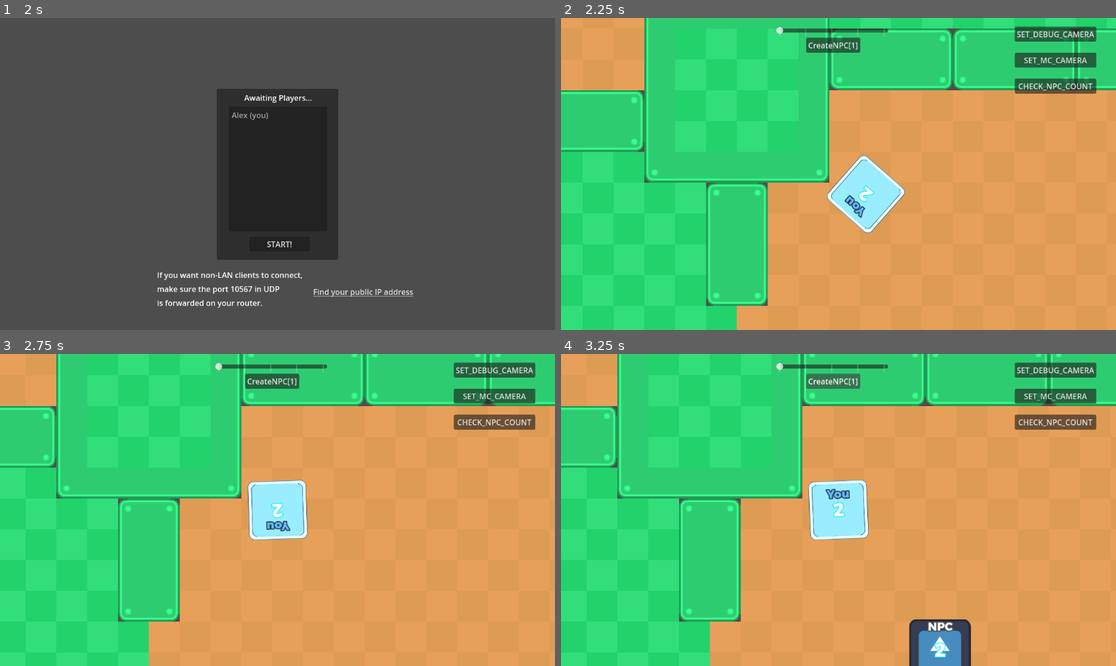
Above: before the commit, frames 1-4 (two rows, left to right).
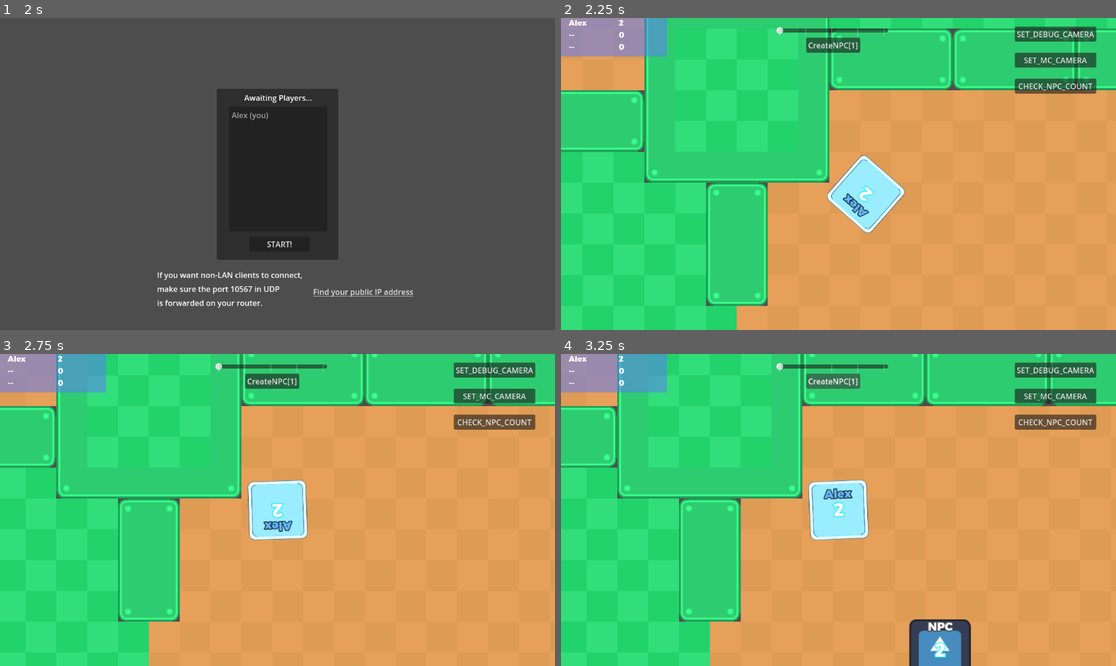
Above: after the commit, the same moments.

Repository: exidle/snake
Game: Godot game, scene res://scenes/lobby.tscn
Two runs of this game, one before a commit and one after it. Both use one fixed random seed, a clock stepped at 60 frames per second and the inputs below. The engine's default icon, where the game draws it, is replaced by a stand-in: a white triangle on a blue panel in a dark square.
Inputs (mouse positions are in pixels of both pictures, inside the frame that each line leads up to):
- Up to frame 1 (2 s): click (255, 158) at 0.52 s; type "Alex" at 0.6 s; click "Host" at 1.25 s
- Up to frame 2 (2.25 s): click "START!" at 2 s
- Up to frame 3 (2.75 s): no input
- Up to frame 4 (3.25 s): click "CreateNPC[1]" at 2.75 s

Frame 1 is identical in both runs. In frame 2, 2.5% of the frame differs, in the area x 0-56%, y 0-65%; in frame 3, 2.5%; in frame 4, 2.5%, in the area x 0-53%, y 0-47%.

Commit message:
Score implementation.

Diff:
--- a/gamestate.gd
+++ b/gamestate.gd
@@ -117,7 +117,6 @@
 			npc_spawner.spawn([spawn_pos, value])
 
 
-
 func begin_game() -> void:
 	assert(multiplayer.is_server())
 	load_world.rpc()
@@ -139,22 +138,32 @@
 		var spawn_pos: Vector2 = world.get_node("SpawnPoints/" + str(spawn_points[p_id])).position
 		spawn_player(p_id, spawn_pos)
 	spawn_npc()
+	world.update_best_3.rpc_id(1)
 
 func spawn_player(p_id: int, spawn_pos: Vector2) -> void:
 	var world: Node2D = get_tree().get_root().get_node("World")
 	var player_scene: PackedScene = load("res://scenes/snake.tscn")
 	var player := player_scene.instantiate()
 	player.sig_game_over.connect(end_game_for_player)
+	player.sig_score_updated.connect(update_best_score)
 	player.synced_position = spawn_pos
 	player.name = str(p_id)
 	world.get_node("Players").add_child(player)
 	# The RPC must be called after the player is added to the scene tree.
 	player.set_player_name.rpc(player_name if p_id == multiplayer.get_unique_id() else players[p_id])
 	world.set_camera_player.rpc_id(p_id, player.name)
+	world.update_best_3.rpc_id(p_id)
 
 func end_game_for_player(p_id):
 	ms_log("end_game_for_player id = %d" % p_id)
 	rpc_id(p_id, "activate_respawn")
+
+func update_best_score(_p_id, _score) -> void:
+	ms_log("update_best_score score = %d" % _score)
+	var world: Node2D = get_tree().get_root().get_node("World")
+	world.update_best_3.rpc_id(1)
+	for p in players:
+		world.update_best_3.rpc_id(p)
 
 @rpc("any_peer", "call_local")
 func activate_respawn() -> void:
--- /dev/null
+++ b/logic/ScoreTable.gd
@@ -0,0 +1,16 @@
+extends VBoxContainer
+
+#@onready var SnakeItem = preload("res://Levels/snake_item.tscn")
+@onready var playersNode = self
+
+func update_best_players(bestis: Array):
+	if bestis.size() < playersNode.get_child_count():
+		var d = - bestis.size() + playersNode.get_child_count()
+		for x in range(0, d):
+			playersNode.get_child(playersNode.get_child_count() - 1 - x).set_values('--', 0)
+	for idx in range(0, bestis.size()):
+		var nv = bestis[idx]
+		gamestate.ms_log("ScoreTable: " + nv.m_name + " " + str(nv.m_value))
+		playersNode.get_child(idx).set_values(nv.m_name, nv.m_value)
+		#playersNode.add_child(item)
+		#item.set_values(x.name, x.value)
--- a/logic/block.gd
+++ b/logic/block.gd
@@ -92,12 +92,15 @@
 
 @rpc("call_local")
 func set_player_name(player_name: String) -> void:
-	#$label.text = player_name
+	$label.text = player_name
 	# Assign a random color to the player based on its name.
 	$label.modulate = gamestate.get_player_color(player_name)
 	var player_color = gamestate.get_player_color(player_name)
 	$block_kant.modulate = Color(0.5, 0.5, 0.5) + player_color
 	$block_sprite.modulate = Color(0.2, 0.2, 0.2) + player_color
+
+func get_block_name() -> String:
+	return $label.text
 
 func update_stored_positions():
 	if not stored_positions.is_empty():
--- /dev/null
+++ b/logic/name_value.gd
@@ -0,0 +1,8 @@
+class_name NameValue
+
+var m_name
+var m_value
+
+func _init(a_name, a_value):
+	m_name = a_name
+	m_value = a_value
--- a/logic/snake.gd
+++ b/logic/snake.gd
@@ -16,6 +16,7 @@
 @onready var motion_multiplier = 1.0
 
 signal sig_game_over(id)
+signal sig_score_updated(id, score)
 
 var return_camera_cb = null
 
@@ -49,6 +50,22 @@
 func set_player_name(value: String) -> void:
 	snake_head.set_player_name(value)
 
+func get_player_name() -> String:
+	var a_name = snake_head.get_block_name()
+	return a_name
+#return a_name if not gamestate.is_main_player(a_name) else "You"
+
+func get_player_score() -> int:
+	var score = 0
+	for x in blocks:
+		score += BlocksCommon.get_value(x.value_index)
+	return score
+
+func emit_udpate_player_score() -> void:
+	gamestate.ms_log("emit_udpate_player_score")
+	sig_score_updated.emit(str(name).to_int(), get_player_score())
+
+
 func add_player_block(value: int) -> void:
 	var block = BlockScene.instantiate()
 	block.set_value_index(value)	# important here for figure out right parent
@@ -62,6 +79,7 @@
 	var parent_block = blocks[parent_pos]
 	parent_block.stored_positions.clear()
 	blocks.insert(parent_pos + 1, block)
+	emit_udpate_player_score()
 	return parent_block
 
 func get_parent_block(block) -> CharacterBody2D:
@@ -104,6 +122,7 @@
 	var initiator_block = blocks[idx]
 	initiator_block.queue_free()
 	blocks.remove_at(idx)
+	emit_udpate_player_score()
 	if blocks.size() == 1: snake_head.stored_positions.clear()
 	if check_doubling(idx - 1) and $ChainDoublingTimer.is_stopped():
 		$ChainDoublingTimer.start()
@@ -144,6 +163,7 @@
 	var parent_block = insert_block(block)
 	block.call_deferred("block_init", parent_block, block.get_value_index(), $snake_blocks)
 
+
 func remove_block(block) -> void:
 	gamestate.ms_log(name + ": remove_block")
 	block.set_processing(false)
--- /dev/null
+++ b/logic/snake_item.gd
@@ -0,0 +1,5 @@
+extends HBoxContainer
+
+func set_values(m_name, m_value):
+	$Name.text = m_name
+	$Value.text = str(m_value)
--- a/logic/worldlogic.gd
+++ b/logic/worldlogic.gd
@@ -5,6 +5,7 @@
 
 @onready var debug_canvas_layer = $DebugCanvasLayer
 @onready var respawn_ui = $CanvasLayer
+@onready var score_table = $HUD/Players/ScoreTable
 
 var camera_player: Node2D = null
 
@@ -12,6 +13,7 @@
 	pre_start_configure_debug()
 	if not is_multiplayer_authority(): debug_canvas_layer.get_node("CreateNpcBtn").disabled = true
 	updateCreateNpcBtnLabel()
+	update_best_3()
 
 func pre_start_configure_debug():
 	if OS.is_debug_build():
@@ -114,3 +116,20 @@
 func _on_req_respawn_button_pressed() -> void:
 	gamestate.respawn.rpc(multiplayer.get_unique_id())
 	respawn_ui.hide()
+
+@rpc("authority", "call_local")
+func update_best_3():
+	gamestate.ms_log("update_best_3")
+	var sort_snake = func(a, b):
+		return a.get_player_score() > b.get_player_score()
+	var v = []
+	for x in $Players.get_children():
+		v.append(x)
+	v.sort_custom(sort_snake)
+	var elems = min(3, v.size())
+	var max_elems = v.slice(0, elems)
+	var result = []
+	for x in max_elems:
+		result.append(NameValue.new(x.get_player_name(), x.get_player_score()))
+
+	score_table.update_best_players(result)
--- /dev/null
+++ b/scenes/ScoreTable.tscn
@@ -0,0 +1,53 @@
+[gd_scene load_steps=3 format=3 uid="uid://b1muryokfwwfe"]
+
+[ext_resource type="Script" path="res://logic/ScoreTable.gd" id="1_ypys1"]
+[ext_resource type="PackedScene" uid="uid://bxkb7gmghb717" path="res://scenes/snake_item.tscn" id="2_cw76v"]
+
+[node name="ScoreTableHead" type="ColorRect"]
+anchors_preset = -1
+offset_right = 220.0
+offset_bottom = 80.38
+size_flags_horizontal = 6
+size_flags_vertical = 6
+color = Color(0.368627, 0.478431, 0.968627, 0.541176)
+
+[node name="ScoreTable" type="VBoxContainer" parent="."]
+layout_mode = 1
+anchors_preset = 15
+anchor_right = 1.0
+anchor_bottom = 1.0
+grow_horizontal = 2
+grow_vertical = 2
+size_flags_horizontal = 8
+script = ExtResource("1_ypys1")
+
+[node name="SnakeItem" parent="ScoreTable" instance=ExtResource("2_cw76v")]
+layout_mode = 2
+
+[node name="Name" parent="ScoreTable/SnakeItem" index="0"]
+text = "--"
+
+[node name="Value" parent="ScoreTable/SnakeItem" index="1"]
+text = "0"
+
+[node name="SnakeItem2" parent="ScoreTable" instance=ExtResource("2_cw76v")]
+layout_mode = 2
+
+[node name="Name" parent="ScoreTable/SnakeItem2" index="0"]
+text = "--"
+
+[node name="Value" parent="ScoreTable/SnakeItem2" index="1"]
+text = "0"
+
+[node name="SnakeItem3" parent="ScoreTable" instance=ExtResource("2_cw76v")]
+layout_mode = 2
+
+[node name="Name" parent="ScoreTable/SnakeItem3" index="0"]
+text = "--"
+
+[node name="Value" parent="ScoreTable/SnakeItem3" index="1"]
+text = "0"
+
+[editable path="ScoreTable/SnakeItem"]
+[editable path="ScoreTable/SnakeItem2"]
+[editable path="ScoreTable/SnakeItem3"]
--- /dev/null
+++ b/scenes/snake_item.tscn
@@ -0,0 +1,24 @@
+[gd_scene load_steps=3 format=3 uid="uid://bxkb7gmghb717"]
+
+[ext_resource type="Script" path="res://logic/snake_item.gd" id="1_18ugk"]
+[ext_resource type="FontFile" uid="uid://bnl1vkol8ivdn" path="res://stuff/montserrat.otf" id="2_pcxec"]
+
+[node name="SnakeItem" type="HBoxContainer"]
+offset_right = 179.0
+offset_bottom = 23.0
+size_flags_horizontal = 8
+size_flags_stretch_ratio = 4.03
+alignment = 2
+script = ExtResource("1_18ugk")
+
+[node name="Name" type="Label" parent="."]
+custom_minimum_size = Vector2(100, 0)
+layout_mode = 2
+theme_override_fonts/font = ExtResource("2_pcxec")
+text = "Snake"
+
+[node name="Value" type="Label" parent="."]
+custom_minimum_size = Vector2(100, 0)
+layout_mode = 2
+theme_override_fonts/font = ExtResource("2_pcxec")
+text = "Value"
--- a/scenes/world.tscn
+++ b/scenes/world.tscn
@@ -1,9 +1,10 @@
-[gd_scene load_steps=5 format=3 uid="uid://bw2lw6jo1yq2e"]
+[gd_scene load_steps=6 format=3 uid="uid://bw2lw6jo1yq2e"]
 
 [ext_resource type="Script" path="res://logic/worldlogic.gd" id="1_2h6ax"]
 [ext_resource type="PackedScene" uid="uid://de3766wqx1bna" path="res://scenes/NpcBlock.tscn" id="1_nce1e"]
 [ext_resource type="Script" path="res://logic/npc_blocks_spawner.gd" id="2_lo7ip"]
 [ext_resource type="PackedScene" uid="uid://cixm0eqtl20j3" path="res://scenes/Level0.tscn" id="4_fm8wl"]
+[ext_resource type="PackedScene" uid="uid://b1muryokfwwfe" path="res://scenes/ScoreTable.tscn" id="5_06unx"]
 
 [node name="World" type="Node2D"]
 script = ExtResource("1_2h6ax")
@@ -138,6 +139,11 @@
 size_flags_vertical = 4
 text = "I WANT PLAY!"
 
+[node name="HUD" type="CanvasLayer" parent="."]
+
+[node name="Players" parent="HUD" instance=ExtResource("5_06unx")]
+anchors_preset = 0
+
 [connection signal="despawned" from="NpcBlocksSpawner" to="NpcBlocksSpawner" method="_on_despawned"]
 [connection signal="pressed" from="DebugCanvasLayer/CreateNpcBtn" to="." method="_on_create_npc_btn_pressed"]
 [connection signal="value_changed" from="DebugCanvasLayer/HSlider" to="." method="_on_h_slider_value_changed"]
